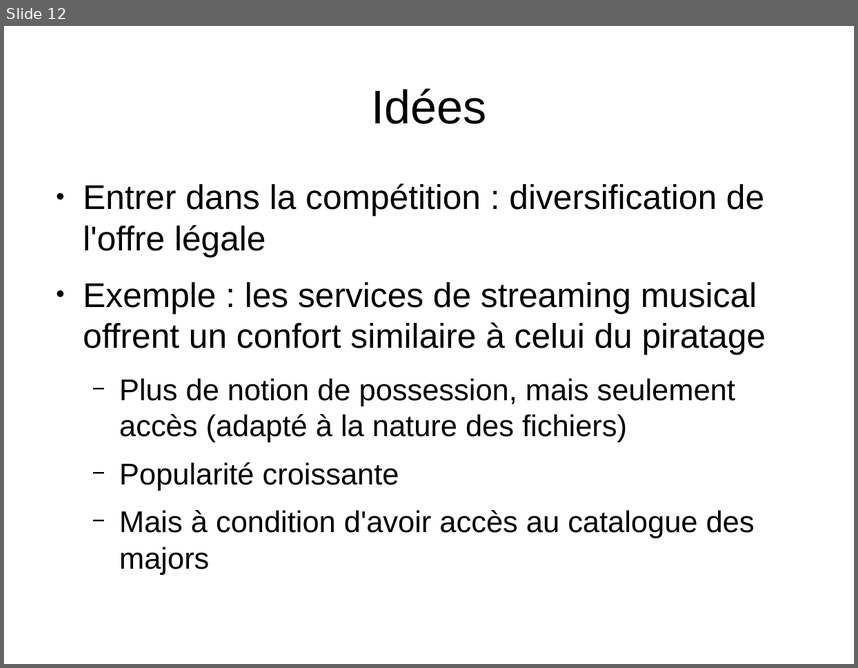
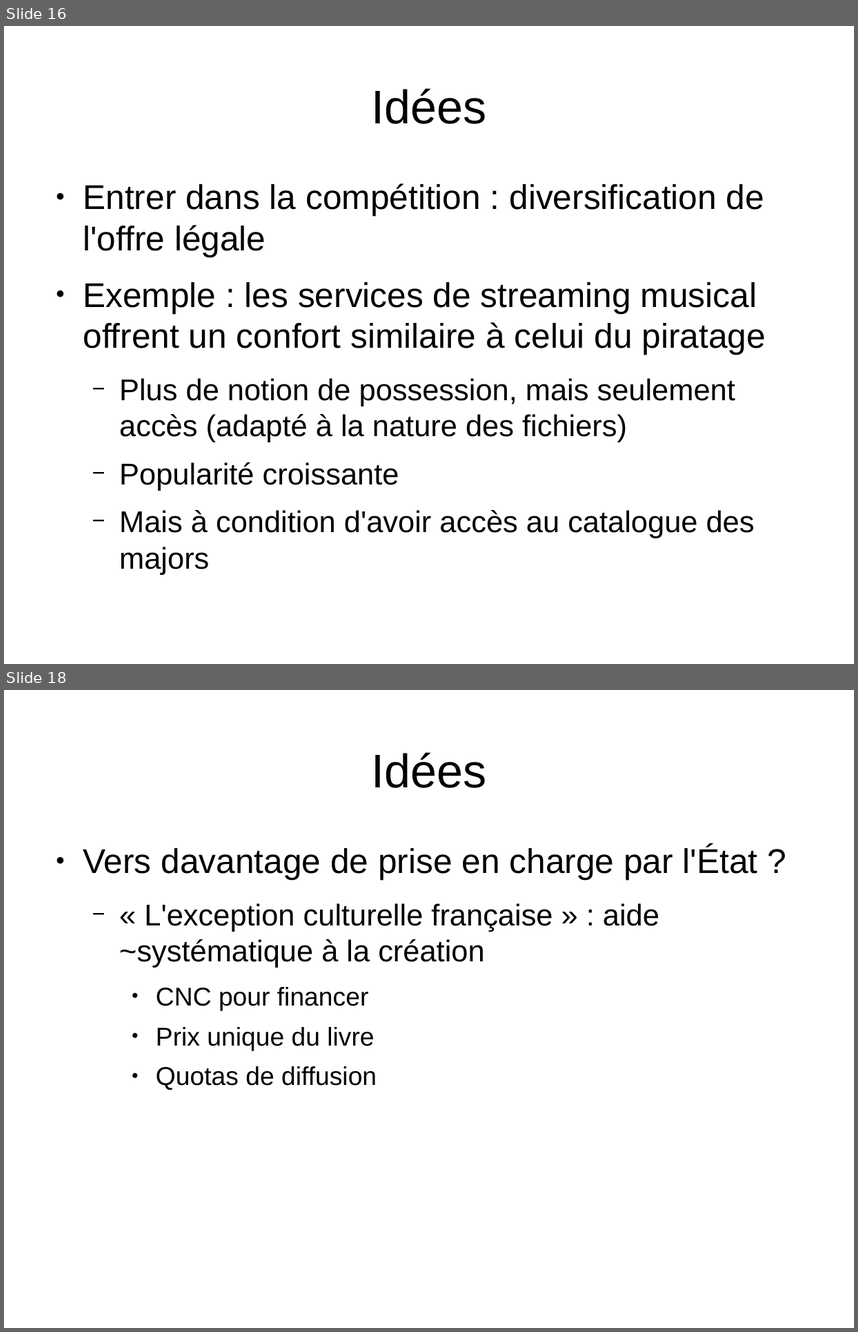
Before and after one commit to Parashp/pph-droit-auteur, a slide deck: soutenance.odp. Shown one above the other, each under a label of ours: slide 12 before the commit, slides 16 and 18 after it; the slides between them are not shown. The pictures are 858x668 and 858x1332 pixels, drawn with LibreOffice and Linux fonts; fonts in the diff are those of the drawing. Boxes give left, top, right and bottom in pixels: in the first picture for what was removed or moved away, otherwise in the second. Text is boxed around its words. In the diff, an @@ line names an element or a change of style, - is before the commit and + after.

Commit message:
Oral : davantage de points pour la partie 1

```diff
--- a/soutenance.odp
+++ b/soutenance.odp
@@ slide 18 added at [4,690,854,1328], background #FFFFFF @@
@@ title added at [371,752,486,788], 44 pt, text #000000 @@
+Idées
@@ text added at [83,846,758,1090], 28 pt, text #000000 @@
+● Vers davantage de prise en charge par l'État ?
+  − « L'exception culturelle française » : aide ~systématique à la création
+    ● CNC pour financer
+    ● Prix unique du livre
+    ● Quotas de diffusion
@@ what was slide 12 is now slide 16 @@
```
Also in this commit, not shown: 3 slides changed, 5 other slides added.
